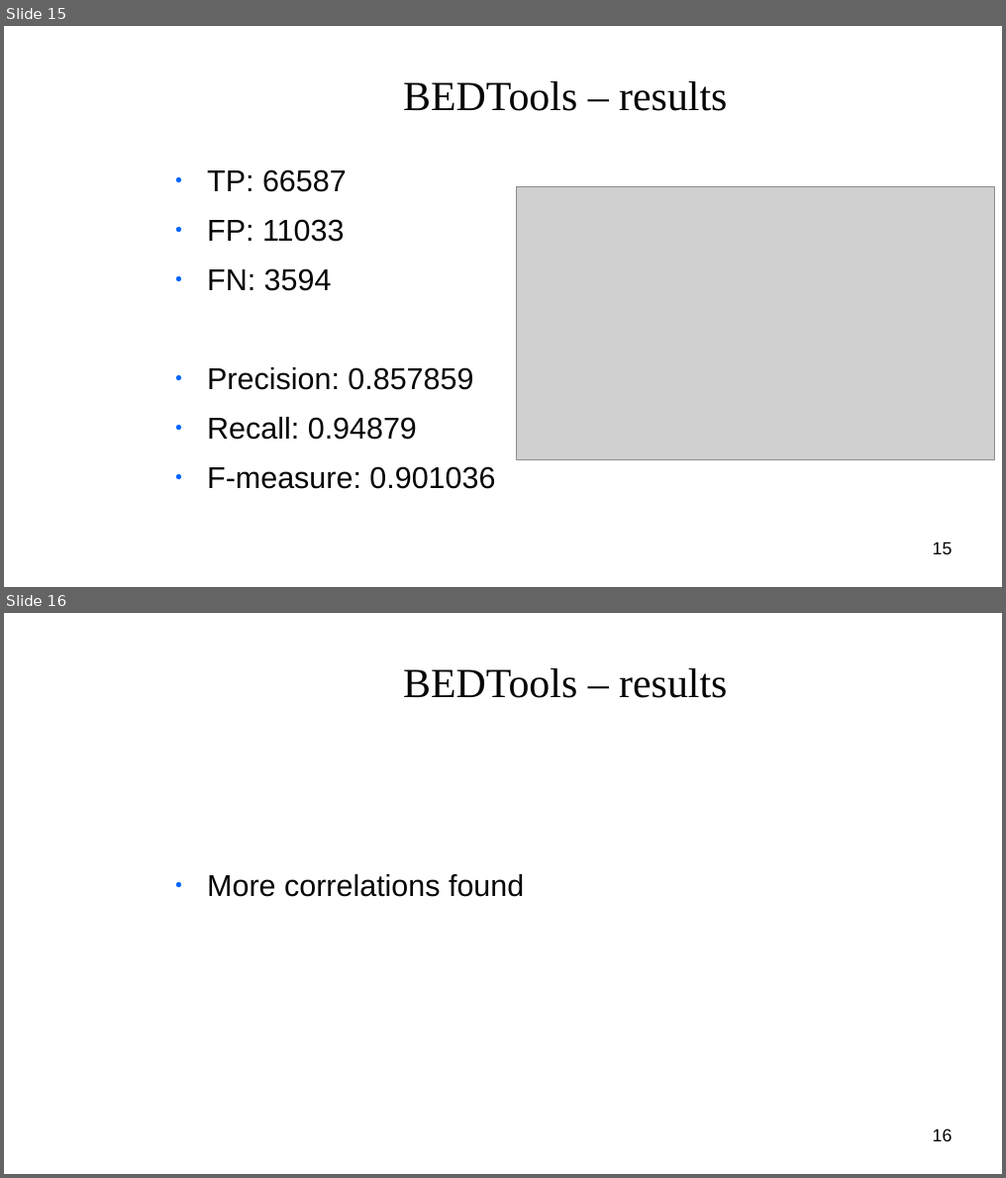
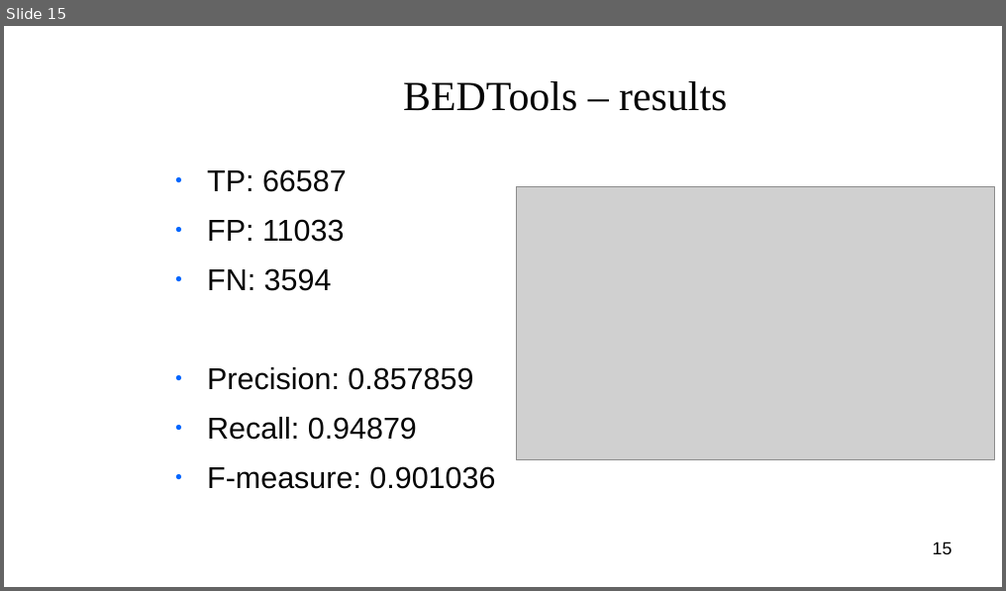
Before and after one commit to Yugo0/GI_Project, a slide deck: GI_Project_presentation.odp. Shown one above the other, each under a label of ours: slides 15 and 16 before the commit, slide 15 after it. The pictures are 1006x1178 and 1006x591 pixels, drawn with LibreOffice and Linux fonts; fonts in the diff are those of the drawing; grey boxes stand for pictures; background and template pictures are left out. Boxes give left, top, right and bottom in pixels: in the first picture for what was removed or moved away, otherwise in the second. Text is boxed around its words. In the diff, an @@ line names an element or a change of style, - is before the commit and + after.

Commit message:
Removed redundant slide in presentation

```diff
--- a/GI_Project_presentation.odp
+++ b/GI_Project_presentation.odp
@@ slide 16 removed at [4, 613, 1002, 1174], background picture (left out) @@
@@ title removed at [403, 668, 727, 698] @@
-BEDTools – results
@@ text removed at [207, 874, 524, 897] @@
-● More correlations found
@@ page number removed at [933, 1129, 952, 1142] @@
-16
```
